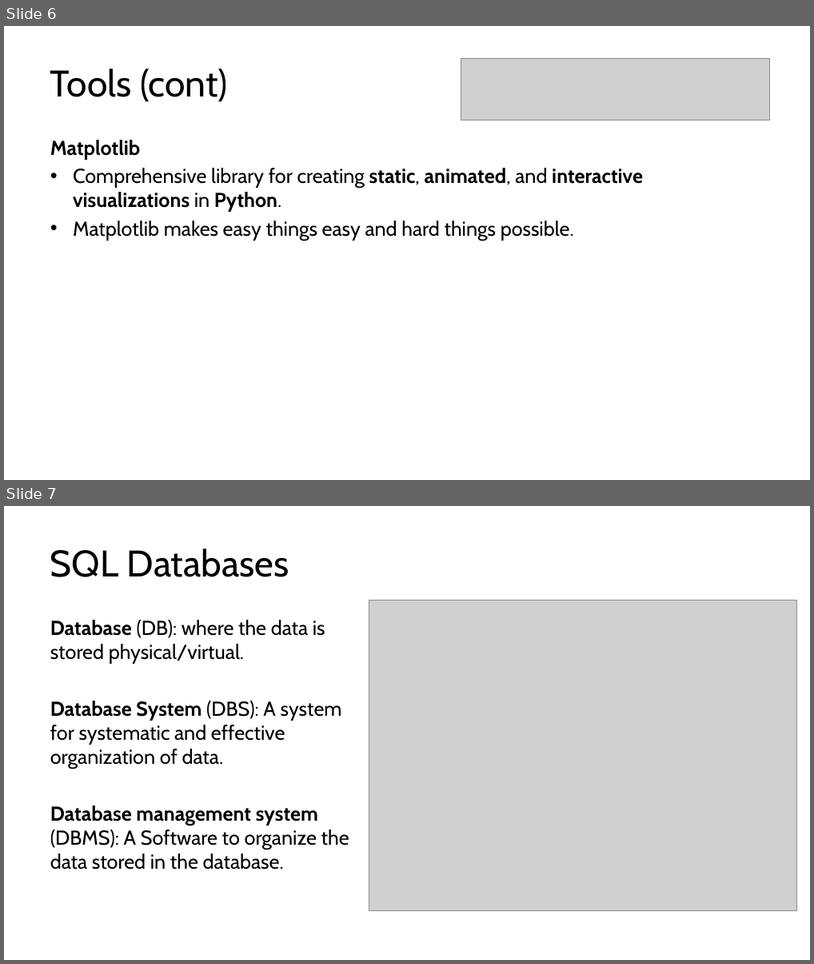
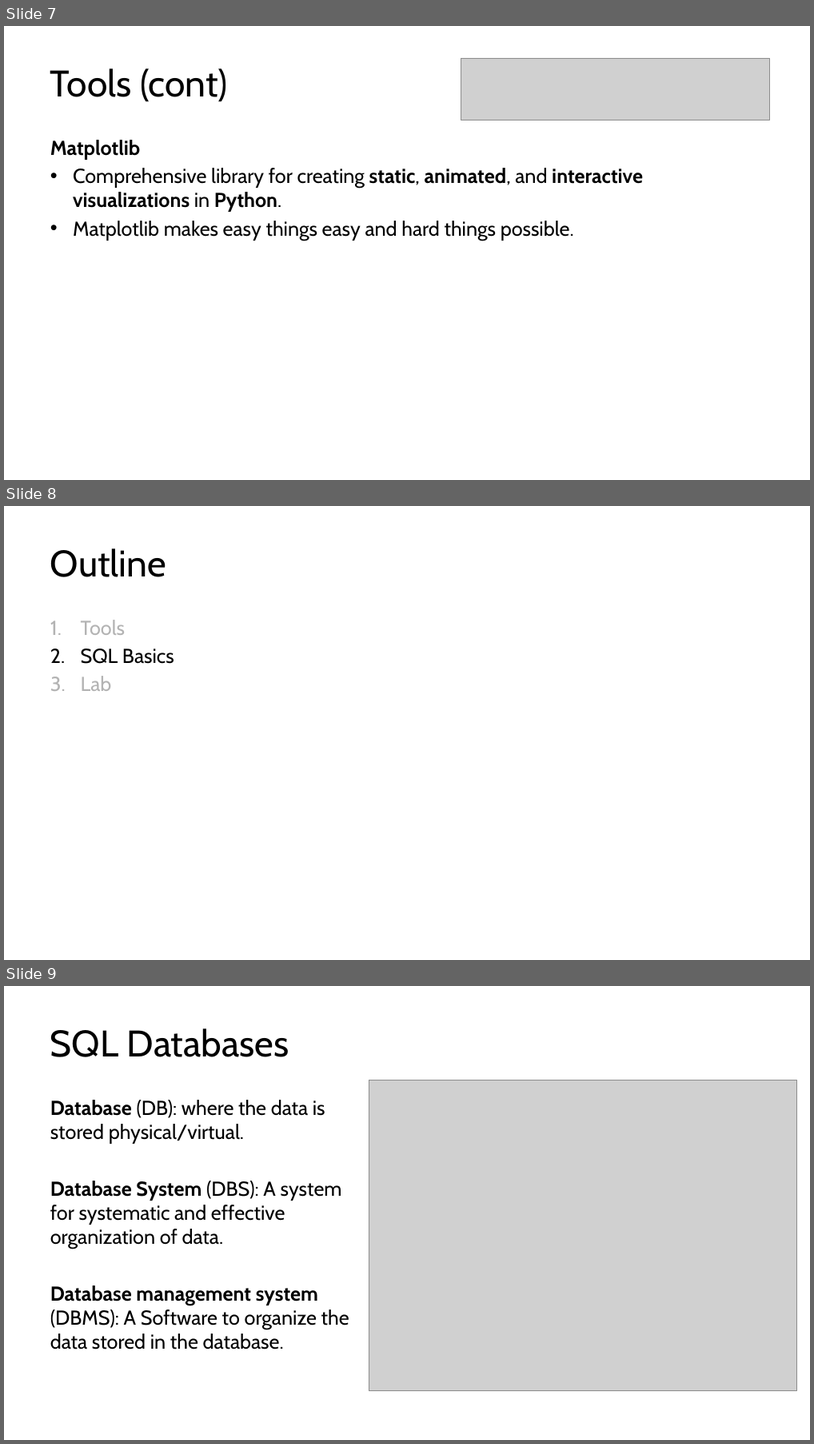
Before and after one commit to kershrita/Data-Science-Roadmap, a slide deck: slides/Session 3 - Diamonds With SQL.pptx. Shown one above the other, each under a label of ours: slides 6 and 7 before the commit, slides 7, 8 and 9 after it. The pictures are 814x964 and 814x1444 pixels, drawn with LibreOffice and Linux fonts; fonts in the diff are those of the drawing; grey boxes stand for pictures. Boxes give left, top, right and bottom in pixels: in the first picture for what was removed or moved away, otherwise in the second. Text is boxed around its words. In the diff, an @@ line names an element or a change of style, - is before the commit and + after.

Commit message:
update slides outline

```diff
--- a/slides/Session 3 - Diamonds With SQL.pptx
+++ b/slides/Session 3 - Diamonds With SQL.pptx
@@ slide 8 added at bbox=[4, 506, 810, 960], background #FFFFFF @@
@@ title added at bbox=[50, 548, 166, 577], 44 pt, text #000000 @@
+Outline
@@ text added at bbox=[81, 620, 174, 691], 24 pt, text #000000 @@
+1. Tools
+2. SQL Basics
+3. Lab
@@ what was slide 6 is now slide 7 @@
@@ what was slide 7 is now slide 9 @@
```
Also in this commit, not shown: 2 other slides added.
